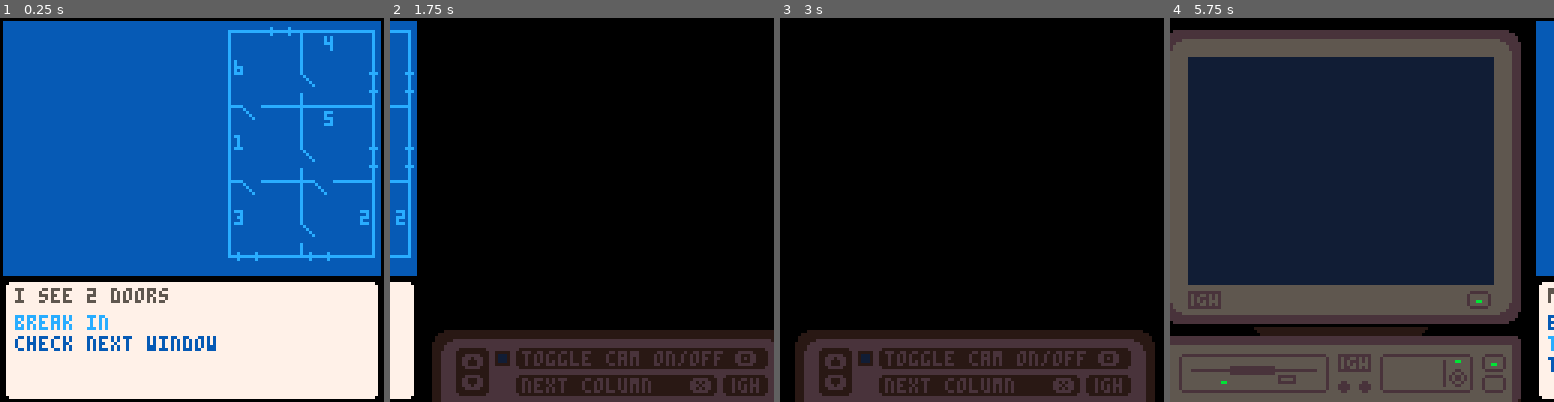
Above: before the commit, frames 1-4 (left to right).
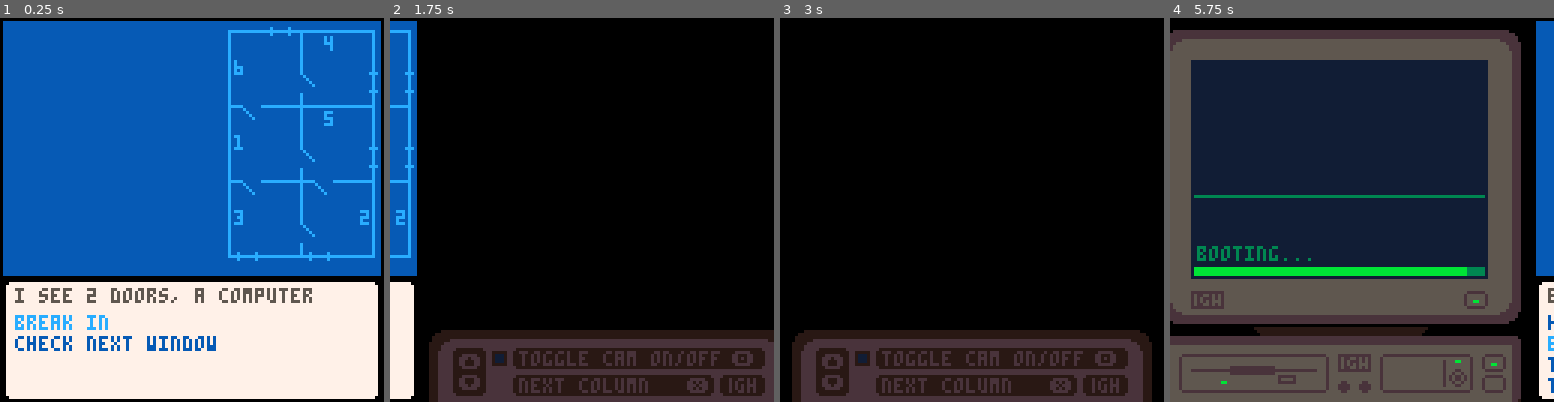
Above: after the commit, the same moments.

Repository: ironchestgames/pico-8-carts
Game: PICO-8 cartridge hackheist.p8
Two runs of this game, one before a commit and one after it. Both use one fixed random seed, a clock stepped at 60 frames per second and the inputs below.
Inputs:
- Up to frame 1 (0.25 s): no input
- Up to frame 2 (1.75 s): tap X (X key) at 0.33, 1.07 s; tap O (Z key) at 0.7, 1.7 s; hold Right from 1.6 s (still down)
- Up to frame 3 (3 s): tap X (X key) at 1.85, 2.97 s; release Right at 2.1 s; tap O (Z key) at 2.1, 2.5, 2.9 s; hold Up 2.15-2.42 s; hold Right from 2.47 s (still down)
- Up to frame 4 (5.75 s): release Right at 3.03 s; hold Left 3.08-3.58 s; tap O (Z key) every 0.4 s from 3.3 to 5.7 s; hold Down 3.63-3.97 s; hold Right 4.02-4.68 s; tap X (X key) at 4.08, 5.2 s; hold Up 4.73-5.03 s; hold Left 5.08-5.68 s; hold Down from 5.73 s (still down)

The runs differ from the first frame. In frame 1, 0.6% of the frame differs, in the area x 44-82%, y 70-75%; in frame 2, 3.6%; in frame 3, 3.8%; in frame 4, 6.5%, in the area x 4-100%, y 10-98%.

Commit message:
hackheist - computer works, menu offsets

Diff:
--- a/hackheist.p8
+++ b/hackheist.p8
@@ -35,94 +35,32 @@
 end
 
 windows={}
-
-rooms={
- {
-  x=0,y=0,
-  w=24,h=48,
-  objs={
-   { -- west
-    {},
-    {},
-   },
-   { -- north
-    { typ='camera', id=1, xoff=12, yoff=2 },
-    {},
-   },
-   { -- east
-    { typ='door', leadsto=2, relative='to the left', xoff=24, yoff=6 },
-    {},
-   },
-   { -- south
-    { typ='window', xoff=14, yoff=47 },
-    {},
-   },
-  },
- },
- {
-  x=24,y=0,
-  w=24,h=24,
-  objs={
-   { -- west
-    { typ='door', leadsto=1, relative='at the back', xoff=0, yoff=6 },
-    {},
-   },
-   { -- north
-    {},
-    { typ='window', xoff=4, yoff=-1 },
-   },
-   { -- east
-    { typ='camera', id=2, xoff=20, yoff=10 },
-    {},
-   },
-   { -- south
-    { typ='door', leadsto=3, relative='to the left', xoff=6, yoff=24 },
-    {},
-   },
-  },
- },
- {
-  x=24,y=24,
-  w=24,h=24,
-  objs={
-   { -- west
-    { typ='computer', loot={ 'cute cat pictures', worth=5 }, xoff=2, yoff=3 },
-    {},
-   },
-   { -- north
-    { typ='door', leadsto=2, relative='to the right', xoff=6, yoff=0 },
-    {},
-   },
-   { -- east
-    -- { typ='window', xoff=23, yoff=3 },
-    -- { typ='window', xoff=23, yoff=15 },
-    {},
-    { typ='camera', id=3, xoff=20, yoff=10 },
-   },
-   { -- south
-    {},
-    {},
-   },
-  },
- },
-}
-
-
-partner={
- room=1,
- prevroom=1,
- xoff=5,
- yoff=10,
- c=0,
- state='idling',
-}
-
-msgstr=''
-
+rooms={}
+partner={}
+loot={}
+partnermsg=''
+
+local computerstate,computerstatec,computermsg,computerlog,computertraced,computertracedmax
+
+sirenc=nil
 
 function _init()
- rooms={}
- windows={}
+ loot,rooms,windows={},{},{}
+ partner={
+  room=1,
+  prevroom=1,
+  xoff=5,
+  yoff=10,
+  c=0,
+  state='idling',
+ }
+
+ computerstate='booting'
+ computerstatec=400
+ computertraced=0
+ computertracedmax=5
+ computerlog={}
+ computermsg=nil
 
  -- west - 1,2
  -- north - 3,4
@@ -213,7 +151,15 @@
   local _room=_rooms[_i]
   for _dir in all(_dirs) do
    if _room.objs[_dir].typ != 'door' and _room.objs[_pos[_dir].otheri].typ != 'door' then
-    _room.objs[_dir]={ typ='camera', id=_room.id, xoff=_pos[_dir].x, yoff=_pos[_dir].y }
+    _room.objs[_dir]={
+     typ='camera',
+     id=_room.id,
+     xoff=_pos[_dir].x,
+     yoff=_pos[_dir].y,
+    }
+    _room.objs[_pos[_dir].otheri]={
+     typ='notavailable',
+    }
     break
    end
   end
@@ -289,12 +235,47 @@
  partner.state='windowsearching'
  partner.windowid=flrrnd(#windows-1)+1
 
+ -- add computers
+ local _pos={
+  [1]={x=2,y=10}, -- west
+  [2]={x=2,y=4}, -- west
+  [3]={x=8,y=2}, -- north
+  [4]={x=14,y=2}, -- north
+  [5]={x=20,y=4}, -- east
+  [6]={x=20,y=12}, -- east
+  [7]={x=4,y=18}, -- south
+  [8]={x=8,y=18}, -- south
+ }
+
+ for _i=0,14 do
+  local _room=rooms[_i]
+  if _room then
+   for _j=1,#_room.objs do
+    local _obj=_room.objs[_j]
+    if _obj.typ == nil then
+     _room.objs[_j]={
+      typ='computer',
+      xoff=2, yoff=3,
+      loot={ 'cute cat pictures', worth=5 },
+     }
+     break
+    end
+   end
+  end
+ end
+
 end
 
 cursels={
  [-1]=1,
  [0]=1,
  [1]=1,
+}
+
+seloffsets={
+ [-1]=0,
+ [0]=0,
+ [1]=0,
 }
 
 menus={
@@ -312,12 +293,128 @@
  escaped=true,
  prehiding=true,
  roomchanging=true,
+ hacking=true,
+ hacking_sending=true,
 }
 
 function _update60()
 
  -- create computer menu
-
+ menus[-1]={}
+ if computerstate == 'booting' then
+  computerstatec-=1
+  computermsg='booting...'
+  if computerstatec <= 0 then
+   computerstate='booted'
+   add(computerlog,'booted',1)
+   computermsg=nil
+  end
+
+ elseif computerstate == 'targetlocating' then
+  computermsg='locating target...'
+  computerstatec-=1
+
+  if computerstatec <= 0 then
+   local _computerfound=nil
+   local _roomc=0
+   for _i=0,14 do
+    local _room=rooms[_i]
+    if _room then
+     _roomc+=1
+     for _j=1,#_room.objs do
+      local _obj=_room.objs[_j]
+      if _obj.typ == 'computer' and not _obj.located then
+       _obj.located=true
+       add(computerlog,'target found in room '.._roomc,1)
+       _computerfound=true
+       goto computerfound
+      end
+     end
+    end
+   end
+   ::computerfound::
+   if not _computerfound then
+    add(computerlog,'no more targets on site',1)
+   end
+   computertraced+=1
+   if computertraced >= computertracedmax then
+    add(computerlog,'you have been traced!',1)
+   end
+   computerstate='booted'
+   computermsg=nil
+  end
+
+ elseif computerstate == 'tracechecking' then
+  computermsg='checking tracing...'
+  computerstatec-=1
+  if computerstatec <= 0 then
+   add(computerlog,'cyber police tracing '..computertraced..'/'..computertracedmax,1)
+   computerstate='booted'
+   computermsg=nil
+  end
+
+ elseif computerstate == 'tracereducing' then
+  computermsg='reducing cyber trace...'
+  computerstatec-=1
+  if computerstatec <= 0 then
+   computertraced=max(0,computertraced-1)
+   add(computerlog,'tracing reduced',1)
+   computerstate='booted'
+   computermsg=nil
+  end
+
+ elseif computerstate == 'datareceiving' then
+  computermsg='receiving data...'
+  partner.state='hacking_sending'
+  partner.c=100
+  computerstatec-=1
+  if computerstatec <= 0 then
+   add(computerlog,'data received',1)
+   computerstate='booted'
+   computermsg=nil
+   partner.c=0
+  end
+
+ elseif computerstate == 'booted' then
+  if partner.state == 'hacking_ready' then
+   add(menus[-1],{
+    str='receive data',
+    f=function()
+     partner.state='hacking_sending'
+     partner.c=360
+     computerstate='datareceiving'
+     computerstatec=partner.c
+     computertraced+=1
+    end,
+   })
+  end
+
+  add(menus[-1],{
+   str='tracing status',
+   f=function()
+    computerstate='tracechecking'
+    computerstatec=90
+   end,
+  })
+
+  if computertraced > 0 then
+   add(menus[-1],{
+    str='reduce tracing',
+    f=function()
+     computerstate='tracereducing'
+     computerstatec=600
+    end,
+   })
+  end
+
+  add(menus[-1],{
+   str='locate a target',
+   f=function()
+    computerstate='targetlocating'
+    computerstatec=120
+   end,
+  })
+ end
 
  -- create blueprint menu
  menus[0]={}
@@ -336,13 +433,13 @@
   end
 
   if _doorcount == 1 then
-   msgstr='i see 1 door'
+   partnermsg='i see 1 door'
   else
-   msgstr='i see '.._doorcount..' doors'
+   partnermsg='i see '.._doorcount..' doors'
   end
 
   if _seecomputer then
-   msgstr=msgstr..', a computer'
+   partnermsg=partnermsg..', a computer'
   end
 
 
@@ -376,7 +473,7 @@
       partner.state='escaping'
       partner.c=120
       partner.ismoving=true
-      msgstr='moving...'
+      partnermsg='moving...'
      end,
     })
     _escapeadded=true
@@ -390,7 +487,7 @@
      _previ=#_curroom.objs
     end
     local _prevobj=_curroom.objs[_previ]
-    if _prevobj and _prevobj.typ and _prevobj.typ != 'camera' then
+    if _prevobj and _prevobj.typ and _prevobj.typ != 'camera' and _prevobj.typ != 'notavailable' then
      _str='take door next to '.._prevobj.typ
      if _prevobj.typ == 'door' then
       _str='take door next to other door'
@@ -398,7 +495,7 @@
        _str='take door next to previous room'
       end
      end
-    elseif _nextobj and _nextobj.typ and _nextobj.typ != 'camera' then
+    elseif _nextobj and _nextobj.typ and _nextobj.typ != 'camera' and _prevobj.typ != 'notavailable' then
      _str='take door next to '.._nextobj.typ
      if _nextobj.typ == 'door' then
       _str='take door next to other door'
@@ -419,13 +516,13 @@
       partner.state='roomchanging'
       partner.c=60
       partner.ismoving=true
-      msgstr='moving...'
+      partnermsg='moving...'
      end,
     })
 
    elseif _obj.typ == 'computer' then
 
-    if _obj.loot and partner.state != 'hacking' then
+    if _obj.loot and partner.state == 'idling' then
      add(menus[0],{
       str='hack computer',
       f=function()
@@ -433,7 +530,7 @@
        partner.state='hacking'
        partner.c=240
        partner.ismoving=true
-       msgstr='moving...'
+       partnermsg='moving...'
       end,
      })
     end
@@ -446,7 +543,7 @@
        partner.state='prehiding'
        partner.c=120
        partner.ismoving=true
-       msgstr='moving...'
+       partnermsg='moving...'
       end,
      })
     end
@@ -457,7 +554,7 @@
    menus[0]={{
     str='it\'s safe to come out',
     f=function()
-     msgstr='ok, i\'m coming out'
+     partnermsg='ok, i\'m coming out'
      partner.state='unhiding'
      partner.c=120
     end,
@@ -488,16 +585,26 @@
  screensel=mid(-1,screensel,1)
 
  if btnp(3) then
-  cursels[screensel]+=1
+  cursels[screensel]=cursels[screensel]+1
  elseif btnp(2) then
-  cursels[screensel]-=1
+  cursels[screensel]=cursels[screensel]-1
  end
 
  cursels[screensel]=mid(1,cursels[screensel],#menus[screensel])
+
+ if seloffsets[screensel] > cursels[screensel]-1 then
+  seloffsets[screensel]=cursels[screensel]-1
+ elseif seloffsets[screensel] < cursels[screensel]-4 then
+  seloffsets[screensel]=cursels[screensel]-4
+ end
 
  local _opt=menus[screensel][cursels[screensel]]
  if btnp(4) and _opt and _opt.f then
   _opt.f()
+ end
+
+ if btnp(5) then
+  debug(cursels[screensel])
  end
 
  -- update camera
@@ -517,40 +624,35 @@
   end
 
  else
-  partner.c-=1
 
   if partner.state == 'windowsearching_sneaking' then
-   msgstr='sneaking to next window...'
-  elseif partner.state == 'breaking_in' then
-   msgstr='breaking in...'
-  elseif partner.state == 'escaping' then
-   msgstr='breaking window...'
-  elseif partner.state == 'roomchanging' then
-   msgstr='...'
-  elseif partner.state == 'hacking' then
-   msgstr='hacking...'
-  elseif partner.state == 'prehiding' then
-   msgstr='i\'m squeezing in...'
-  elseif partner.state == 'unhiding' then
-   msgstr='phew...'
-  end
-
-  if partner.c <= 0 then
-
-   if partner.state == 'windowsearching_sneaking' then
+   partnermsg='sneaking to next window...'
+   partner.c-=1
+
+   if partner.c <= 0 then
     partner.windowid+=1
     if partner.windowid > #windows then
      partner.windowid=1
     end
     partner.state='windowsearching'
-
-   elseif partner.state == 'breaking_in' then
+   end
+
+  elseif partner.state == 'breaking_in' then
+   partnermsg='breaking in...'
+   partner.c-=1
+
+   if partner.c <= 0 then
     partner.roomid=windows[partner.windowid].roomid
     partner.prevroom=partner.roomid
     partner.state='idling'
-    msgstr='i\'m in, what now?'
-
-   elseif partner.state == 'roomchanging' then
+    partnermsg='i\'m in, what now?'
+   end
+
+  elseif partner.state == 'roomchanging' then
+   partnermsg='...'
+   partner.c-=1
+
+   if partner.c <= 0 then
     partner.prevroom=partner.roomid
     partner.roomid=partner.obj.leadsto
     local _curroom=rooms[partner.roomid]
@@ -563,36 +665,77 @@
     end
 
     partner.state='idling'
-    msgstr='in next room, what now?'
-
-   elseif partner.state == 'hacking' then
-    add(partner.loot,partner.obj.loot)
+    partnermsg='in next room, what now?'
+   end
+
+  elseif partner.state == 'hacking' then
+   partnermsg='hacking...'
+   partner.c-=1
+
+   if partner.c <= 0 then
+    partner.state='hacking_ready'
+   end
+
+  elseif partner.state == 'hacking_ready' then
+   partnermsg='ready to send data...'
+
+  elseif partner.state == 'hacking_sending' then
+   partnermsg='sending data...'
+   partner.c-=1
+
+   if partner.c <= 0 then
+    add(loot,partner.obj.loot)
     partner.obj.loot=nil
-
-    msgstr='got the goods!'
     partner.state='idling'
-
-   elseif partner.state == 'escaping' then
+    partnermsg='sent! what\'s next?'
+   end
+
+  elseif partner.state == 'escaping' then
+   partnermsg='breaking window...'
+   partner.c-=1
+
+   if partner.c <= 0 then
     partner.roomid=nil
     partner.state='escaped'
     partner.c=100
-    msgstr='i made it out!'
-
-   elseif partner.state == 'prehiding' then
+    partnermsg='i made it out!'
+   end
+
+  elseif partner.state == 'prehiding' then
+   partnermsg='i\'m squeezing in...'
+   partner.c-=1
+
+   if partner.c <= 0 then
     partner.state='hiding'
-    msgstr='ok, i\'m in hiding'
-
-   elseif partner.state == 'unhiding' then
+    partnermsg='ok, i\'m in hiding'
+   end
+
+  elseif partner.state == 'unhiding' then
+   partnermsg='phew...'
+   partner.c-=1
+
+   if partner.c <= 0 then
     partner.state='idling'
-    msgstr='next move'
-
-   elseif partner.state == 'escaped' then
-
-   end
-  end
+    partnermsg='next move'
+   end
+
+  elseif partner.state == 'escaped' then
+
+  end
+ end
+
+ -- update computerlog
+ while #computerlog > 6 do
+  deli(computerlog,7)
+ end
+
+ -- check for game over
+ if sirenc == nil and computertraced >= computertracedmax then
+  sirenc=time()
  end
 
 end
+
 
 pal(15,140,1) -- light-peach -> true-blue
 pal(9,133,1) -- orange -> darker-grey
@@ -603,14 +746,46 @@
 
 function _draw()
  cls(0)
+ if sirenc != nil then
+  cls(8)
+  if flr(sirenc - time()) % 2 == 1 then
+   cls(12)
+  end
+ end
 
  -- draw screen -1
- rectfill(-124,4,-5,94,9)
- rectfill(-121,7,-8,90,5)
+ local _menux,_menuy,_rowoff=-112,62,7
+
+ rectfill(-124,12,-5,94,9)
+ rectfill(-121,12,-8,90,5)
+
+ rectfill(-116,4,-13,94,9)
+ rectfill(-116,7,-13,90,5)
+
  sspr(0,91,128,37,-128,91)
  sspr(0,91,12,11,-128,4,12,11,false,true)
  sspr(0,91,12,11,-12,4,12,11,true,true)
- rectfill(-115,13,-14,88,1)
+ rectfill(-114,14,-16,86,1)
+ line(-113,59,-17,59,3)
+
+ rectfill(-113,83,-17,85,3)
+ if computerstatec > 0 then
+  rectfill(-113,83,-17-((computerstatec/900)*98),85,11)
+ end
+
+ if computermsg then
+  print(computermsg,_menux,76,3)
+ else
+  for _i=1,#menus[-1] do
+   local _item=menus[-1][_i]
+   local _y=_menuy+(_i-1)*_rowoff
+   print(_item.str,_menux,_y,_i == cursels[-1] and 11 or 3)
+  end
+ end
+
+ for _i=1,#computerlog do
+  print(computerlog[_i],_menux,52-(_i-1)*7,3)
+ end
 
  -- draw screen 0
 
@@ -639,8 +814,8 @@
     local _obj=_room.objs[_j]
     local _horiz=-flr(-(_j/2))%2 == 0
 
-    if _obj.worth then
-     print('?',_x+_obj.xoff,_y+_obj.yoff,7)
+    if _obj.located then
+     print('$',_x+_obj.xoff,_y+_obj.yoff,7)
 
     elseif _obj.typ == 'camera' then
      print(_obj.id,_x+_obj.xoff,_y+_obj.yoff,12)
@@ -670,22 +845,30 @@
  end
 
  -- draw menus[0]
- rectfill(2,88,125,126,7)
- pset(2,88,0)
- pset(2,126,0)
- pset(125,88,0)
- pset(125,126,0)
+ rectfill(3,88,124,126,7)
+ line(2,89,2,125,7)
+ line(125,89,125,125,7)
 
  -- draw partner message
- print(msgstr,5,90,5)
+ print(partnermsg,5,90,5)
 
  -- draw options
- local _menux,_menuy,_rowoff=5,99,7
-
- for _i=1,#menus[0] do
-  local _item=menus[0][_i]
-  local _y=_menuy+(_i-1)*_rowoff
-  print(_item.str,_menux,_y,_i == cursels[0] and 12 or 15)
+ _menux,_menuy,_rowoff=5,99,7
+
+ if seloffsets[0] > 0 then
+  spr(4,120,99)
+ end
+
+ if #menus[0]-seloffsets[0] > 4 then
+  spr(5,120,123)
+ end
+
+ for _i=1,4 do
+  local _item=menus[0][_i+seloffsets[0]]
+  if _item then
+   local _y=_menuy+(_i-1)*_rowoff
+   print(_item.str,_menux,_y,_i == cursels[0]-seloffsets[0] and 12 or 15)
+  end
  end
 
  if partner.state == 'escaped' and partner.c <= 0 then
@@ -693,7 +876,7 @@
  end
 
  -- draw screen 1
- sspr(0,67,128,24,128,104)
+ sspr(0,67,128,24,127,104)
 
 end
 
Not shown, changed: 69 lines of the sprite sheet (__gfx__) section of hackheist.p8
